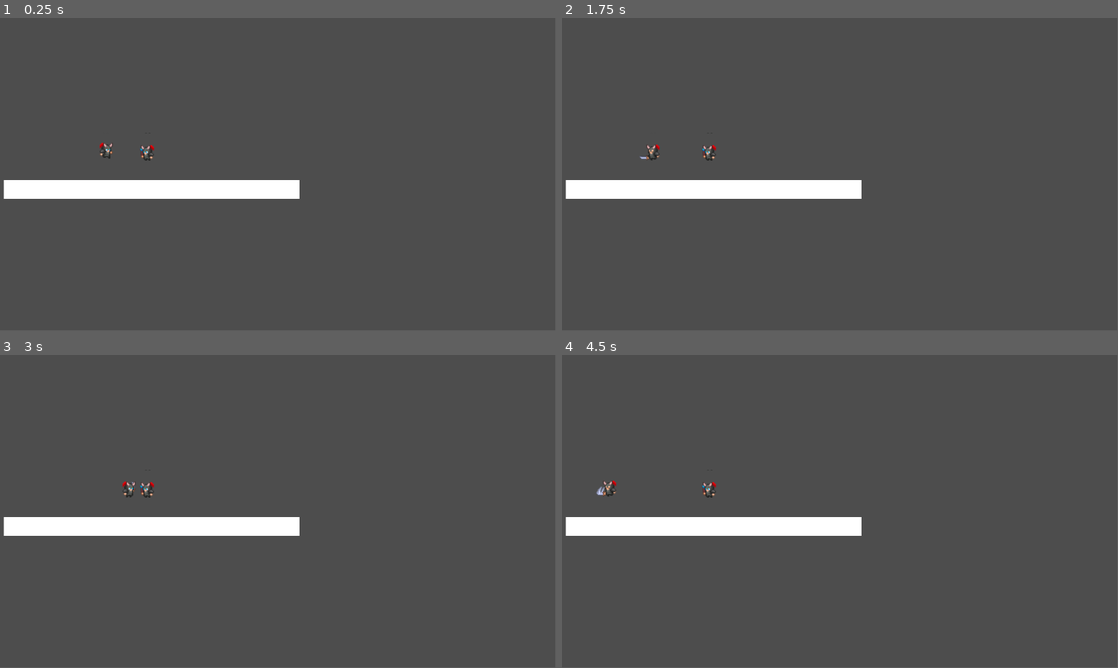
Above: before the commit, frames 1-4 (two rows, left to right).
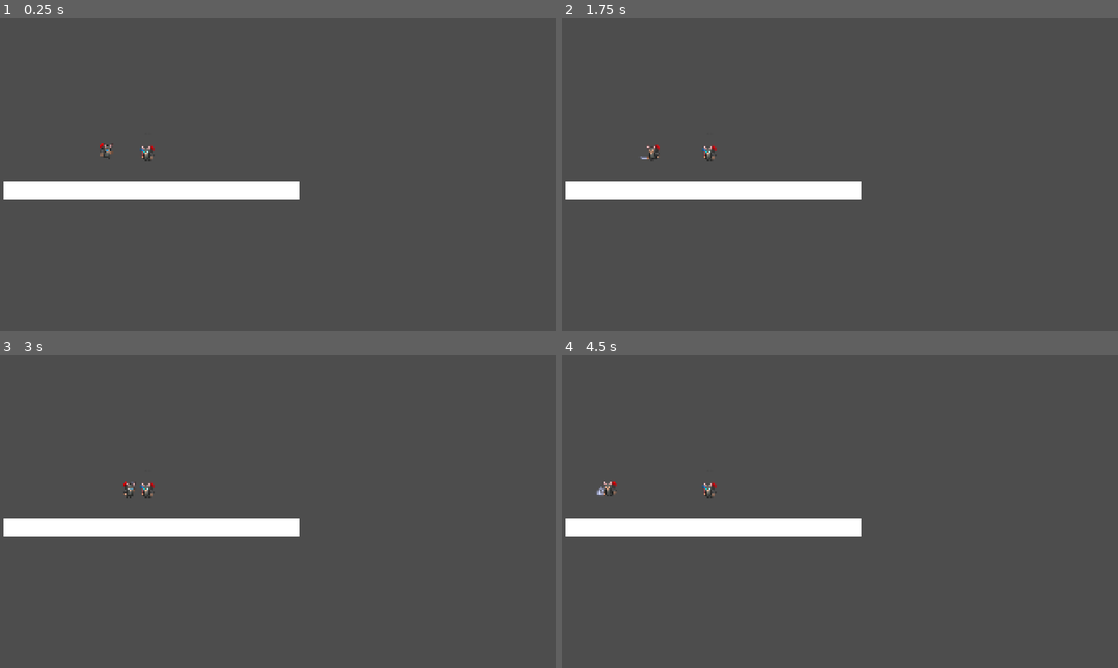
Above: after the commit, the same moments.

Repository: lethalgem/mini-jam-202
Game: Godot game, scene res://scenes/player_test.tscn
The game is run twice, just before and just after one commit, with the same random seed, the same clock (stepped at 60 frames per second) and the same inputs.
Inputs:
- Up to frame 1 (0.25 s): no input
- Up to frame 2 (1.75 s): hold Right (ui_right) 0.53-1.28 s; tap Space (attack) at 0.6, 1.35 s; hold Left (ui_left) from 1.28 s (still down)
- Up to frame 3 (3 s): tap Enter at 2 s; release Left (ui_left) at 2.03 s; hold Right (ui_right) from 2.03 s (still down); tap Space (attack) at 2.1, 2.85 s
- Up to frame 4 (4.5 s): release Right (ui_right) at 3.53 s; hold Left (ui_left) from 3.53 s (still down); tap Space (attack) at 3.6, 4.25, 4.35 s
In our replay, the window is 799x449 before the commit and 800x450 after it. These sizes can differ from the game's own. Grey fills any space a smaller window leaves; there, only what the larger window draws over its background counts as a difference.

The runs differ from the first frame. In frame 1, 0.4% of the frame differs, in the area x 0-54%, y 39-58%; in frame 2, 0.5%; in frame 3, 0.4%; in frame 4, 0.5%, in the area x 0-54%, y 40-58%.

Commit message:
Gio/4 (#15)
* Added music files

* Font folder and titletheme added

* Title Updates

* Title Added Tween

* Title Screen V1

* Title Node name change

* Flicker effect start button pressed

* Title Updates

* Title Screen Updates

* Game Over Added

Diff:
--- a/project.godot
+++ b/project.godot
@@ -15,10 +15,15 @@
 config/features=PackedStringArray("4.5", "GL Compatibility")
 config/icon="res://icon.svg"
 
+[audio]
+
+buses/default_bus_layout="res://themes/default_bus_layout.tres"
+
 [display]
 
 window/size/viewport_width=1920
 window/size/viewport_height=1080
+window/stretch/mode="canvas_items"
 
 [input]
 
--- /dev/null
+++ b/scenes/gameover.tscn
@@ -0,0 +1,61 @@
+[gd_scene load_steps=5 format=3 uid="uid://de1ktn3gt27h7"]
+
+[ext_resource type="Script" uid="uid://k0crdr3mxro4" path="res://scripts/title.gd" id="1_h8i2o"]
+[ext_resource type="LabelSettings" uid="uid://crpw4hmk1d3a0" path="res://themes/gameoversetting.tres" id="2_h8i2o"]
+[ext_resource type="FontFile" uid="uid://dr12mxnc3lejr" path="res://assets/fonts/dungeonmode/font/dungeon-mode.ttf" id="3_qwp2v"]
+[ext_resource type="AudioStream" uid="uid://c7ecwpu2562j2" path="res://assets/sfx/arcade-ui-14-229514.mp3" id="4_3gj0k"]
+
+[node name="GameOver" type="Control" node_paths=PackedStringArray("title_label", "start_button", "button_sound")]
+layout_mode = 3
+anchors_preset = 0
+script = ExtResource("1_h8i2o")
+title_label = NodePath("VBoxContainer/GameOver")
+start_button = NodePath("VBoxContainer/HBoxContainer/Replay")
+button_sound = NodePath("ArcadeUi14229514")
+
+[node name="VBoxContainer" type="VBoxContainer" parent="."]
+layout_mode = 1
+anchors_preset = 8
+anchor_left = 0.5
+anchor_top = 0.5
+anchor_right = 0.5
+anchor_bottom = 0.5
+offset_left = -373.0
+offset_top = -72.5
+offset_right = 373.0
+offset_bottom = 72.5
+grow_horizontal = 2
+grow_vertical = 2
+theme_override_constants/separation = 15
+
+[node name="GameOver" type="Label" parent="VBoxContainer"]
+layout_mode = 2
+text = "Game Over"
+label_settings = ExtResource("2_h8i2o")
+horizontal_alignment = 1
+
+[node name="HBoxContainer" type="HBoxContainer" parent="VBoxContainer"]
+layout_mode = 2
+size_flags_horizontal = 4
+size_flags_vertical = 4
+
+[node name="Replay" type="Button" parent="VBoxContainer/HBoxContainer"]
+layout_mode = 2
+size_flags_horizontal = 4
+theme_override_colors/font_color = Color(0.45882353, 0.7058824, 0.7411765, 1)
+theme_override_colors/font_focus_color = Color(1, 1, 1, 1)
+theme_override_colors/font_pressed_color = Color(0.9490196, 0.827451, 0.08235294, 1)
+theme_override_colors/font_hover_color = Color(0.16862746, 0.8901961, 0.90588236, 1)
+theme_override_colors/font_disabled_color = Color(0, 0, 0, 0.5019608)
+theme_override_colors/font_outline_color = Color(0.09019608, 0, 0.27058825, 0.75686276)
+theme_override_constants/outline_size = 6
+theme_override_fonts/font = ExtResource("3_qwp2v")
+theme_override_font_sizes/font_size = 35
+text = "Play Again"
+flat = true
+
+[node name="ArcadeUi14229514" type="AudioStreamPlayer" parent="."]
+stream = ExtResource("4_3gj0k")
+bus = &"SFX"
+
+[connection signal="pressed" from="VBoxContainer/HBoxContainer/Replay" to="." method="_on_start_button_pressed"]
--- /dev/null
+++ b/scenes/gameover_screen.tscn
@@ -0,0 +1,21 @@
+[gd_scene load_steps=2 format=3 uid="uid://d3xkh61mfbxw6"]
+
+[ext_resource type="PackedScene" uid="uid://de1ktn3gt27h7" path="res://scenes/gameover.tscn" id="1_i8x28"]
+
+[node name="EndScreen" type="Control"]
+layout_mode = 3
+anchors_preset = 15
+anchor_right = 1.0
+anchor_bottom = 1.0
+grow_horizontal = 2
+grow_vertical = 2
+
+[node name="GameOver" parent="." instance=ExtResource("1_i8x28")]
+layout_mode = 1
+anchors_preset = 8
+anchor_left = 0.5
+anchor_top = 0.5
+anchor_right = 0.5
+anchor_bottom = 0.5
+grow_horizontal = 2
+grow_vertical = 2
--- /dev/null
+++ b/scenes/title.tscn
@@ -0,0 +1,61 @@
+[gd_scene load_steps=5 format=3 uid="uid://d0gvbh7yu61tg"]
+
+[ext_resource type="LabelSettings" uid="uid://c2xfxfkbrikkw" path="res://themes/titlelabelsettings.tres" id="1_cpp3m"]
+[ext_resource type="Script" uid="uid://k0crdr3mxro4" path="res://scripts/title.gd" id="1_pyl7j"]
+[ext_resource type="FontFile" uid="uid://dr12mxnc3lejr" path="res://assets/fonts/dungeonmode/font/dungeon-mode.ttf" id="2_ma3cw"]
+[ext_resource type="AudioStream" uid="uid://c7ecwpu2562j2" path="res://assets/sfx/arcade-ui-14-229514.mp3" id="4_pyl7j"]
+
+[node name="Title" type="Control" node_paths=PackedStringArray("title_label", "start_button", "button_sound")]
+layout_mode = 3
+anchors_preset = 0
+script = ExtResource("1_pyl7j")
+title_label = NodePath("VBoxContainer/GameTitle")
+start_button = NodePath("VBoxContainer/HBoxContainer/StartButton")
+button_sound = NodePath("ArcadeUi14229514")
+
+[node name="VBoxContainer" type="VBoxContainer" parent="."]
+layout_mode = 1
+anchors_preset = 8
+anchor_left = 0.5
+anchor_top = 0.5
+anchor_right = 0.5
+anchor_bottom = 0.5
+offset_left = -373.0
+offset_top = -72.5
+offset_right = 373.0
+offset_bottom = 72.5
+grow_horizontal = 2
+grow_vertical = 2
+theme_override_constants/separation = 15
+
+[node name="GameTitle" type="Label" parent="VBoxContainer"]
+layout_mode = 2
+text = "SuperOP"
+label_settings = ExtResource("1_cpp3m")
+horizontal_alignment = 1
+
+[node name="HBoxContainer" type="HBoxContainer" parent="VBoxContainer"]
+layout_mode = 2
+size_flags_horizontal = 4
+size_flags_vertical = 4
+
+[node name="StartButton" type="Button" parent="VBoxContainer/HBoxContainer"]
+layout_mode = 2
+size_flags_horizontal = 4
+theme_override_colors/font_color = Color(0.9764706, 0.654902, 0, 1)
+theme_override_colors/font_focus_color = Color(1, 1, 1, 1)
+theme_override_colors/font_pressed_color = Color(0.9490196, 0.827451, 0.08235294, 1)
+theme_override_colors/font_hover_color = Color(0.16862746, 0.8901961, 0.90588236, 1)
+theme_override_colors/font_disabled_color = Color(0, 0, 0, 0.5019608)
+theme_override_colors/font_outline_color = Color(0.09019608, 0, 0.6784314, 0.75686276)
+theme_override_constants/outline_size = 6
+theme_override_fonts/font = ExtResource("2_ma3cw")
+theme_override_font_sizes/font_size = 35
+text = "Start"
+flat = true
+
+[node name="ArcadeUi14229514" type="AudioStreamPlayer" parent="."]
+stream = ExtResource("4_pyl7j")
+bus = &"SFX"
+
+[connection signal="pressed" from="VBoxContainer/HBoxContainer/StartButton" to="." method="_on_start_button_pressed"]
--- /dev/null
+++ b/scenes/title_screen.tscn
@@ -0,0 +1,32 @@
+[gd_scene load_steps=3 format=3 uid="uid://bwla1jk0c6r4k"]
+
+[ext_resource type="PackedScene" uid="uid://d0gvbh7yu61tg" path="res://scenes/title.tscn" id="1_fgkus"]
+[ext_resource type="AudioStream" uid="uid://dnlv8wmkr6cxx" path="res://assets/music/tekno-kick-loop-176-bpm-292894.mp3" id="2_sa3yf"]
+
+[node name="Control" type="Control"]
+layout_mode = 3
+anchors_preset = 8
+anchor_left = 0.5
+anchor_top = 0.5
+anchor_right = 0.5
+anchor_bottom = 0.5
+grow_horizontal = 2
+grow_vertical = 2
+size_flags_horizontal = 4
+size_flags_vertical = 4
+
+[node name="Title" parent="." instance=ExtResource("1_fgkus")]
+layout_mode = 1
+anchors_preset = 8
+anchor_left = 0.5
+anchor_top = 0.5
+anchor_right = 0.5
+anchor_bottom = 0.5
+grow_horizontal = 2
+grow_vertical = 2
+
+[node name="TeknoKickLoop176Bpm292894" type="AudioStreamPlayer" parent="."]
+stream = ExtResource("2_sa3yf")
+autoplay = true
+bus = &"Music"
+parameters/looping = false
--- /dev/null
+++ b/scripts/title.gd
@@ -0,0 +1,34 @@
+extends Control
+
+@export var title_label: Label
+@export var start_button: Button
+@export var button_sound : AudioStreamPlayer
+
+# Called when the node enters the scene tree for the first time.
+func _ready() -> void:
+	play_floating_animation()
+
+
+func play_floating_animation() -> void:
+	var tween := create_tween()
+
+	var position_offest := Vector2(0.0,10.0)
+	var duration := 1.0
+	tween.tween_property(title_label, "position", position_offest, duration)
+	tween.tween_property(title_label, "position", -1.0*position_offest, duration)
+
+	tween.set_loops()
+#
+func _on_start_button_pressed() -> void:
+	print("button clicked")
+	button_sound.play()
+##
+#func start_pressed_animation() -> void:
+	#print("Start button flashing works")
+	#var tween := create_tween()
+	#var hover_color = start_button.get_theme_color("font_hover_color")
+	#var pressed_color = start_button.get_theme_color('font_focus_color')
+	#var duration := 0.20
+	#tween.tween_property(start_button,"theme_override_colors/font_focus_color",pressed_color,duration).set_trans(Tween.TRANS_BOUNCE)
+	#tween.tween_property(start_button,"theme_override_colors/font_focus_color",hover_color,duration).set_trans(Tween.TRANS_BOUNCE)
+	#tween.set_loops()
--- /dev/null
+++ b/themes/default_bus_layout.tres
@@ -0,0 +1,15 @@
+[gd_resource type="AudioBusLayout" format=3 uid="uid://pul1b1j010c8"]
+
+[resource]
+bus/1/name = &"Music"
+bus/1/solo = false
+bus/1/mute = false
+bus/1/bypass_fx = false
+bus/1/volume_db = 0.0
+bus/1/send = &"Master"
+bus/2/name = &"SFX"
+bus/2/solo = false
+bus/2/mute = false
+bus/2/bypass_fx = false
+bus/2/volume_db = 0.0
+bus/2/send = &"Master"
--- /dev/null
+++ b/themes/gameoversetting.tres
@@ -0,0 +1,10 @@
+[gd_resource type="LabelSettings" load_steps=2 format=3 uid="uid://crpw4hmk1d3a0"]
+
+[ext_resource type="FontFile" uid="uid://dr12mxnc3lejr" path="res://assets/fonts/dungeonmode/font/dungeon-mode.ttf" id="1_cru0r"]
+
+[resource]
+font = ExtResource("1_cru0r")
+font_size = 160
+font_color = Color(0, 0, 0, 0.9137255)
+shadow_size = 23
+shadow_color = Color(0.6989554, 0.47331256, 0.9907562, 0.8117647)
--- /dev/null
+++ b/themes/titlelabelsettings.tres
@@ -0,0 +1,10 @@
+[gd_resource type="LabelSettings" load_steps=2 format=3 uid="uid://c2xfxfkbrikkw"]
+
+[ext_resource type="FontFile" uid="uid://dr12mxnc3lejr" path="res://assets/fonts/dungeonmode/font/dungeon-mode.ttf" id="1_hle07"]
+
+[resource]
+font = ExtResource("1_hle07")
+font_size = 160
+font_color = Color(0.90588236, 0.1764706, 0.5882353, 0.9137255)
+shadow_size = 23
+shadow_color = Color(0.38431373, 0.0627451, 0.64705884, 0.7254902)
Not shown, added: assets/fonts/dungeonmode/font/dungeon-mode-inverted.ttf.import
Binary file added: assets/fonts/dungeonmode/font/dungeon-mode.ttf
Not shown, added: assets/fonts/dungeonmode/font/dungeon-mode.ttf.import
Not shown, added: assets/music/amen-break-no-copyright-remake-120bpm-25924.mp3.import
Not shown, added: assets/music/game-music-loop-4-144341.mp3.import
Not shown, added: assets/music/tekno-kick-loop-176-bpm-292894.mp3.import
Not shown, added: assets/music/video-game-music-loop-27629.mp3.import
Not shown, added: assets/sfx/arcade-ui-14-229514.mp3.import
Not shown, added: assets/sfx/game-start-317318.mp3.import
Not shown, added: assets/sfx/game-start-6104.mp3.import
Not shown, added: scripts/title.gd.uid
Not shown, added: assets/music/amen-break-no-copyright-remake-120bpm-25924.mp3
(and 6 more such lines)
